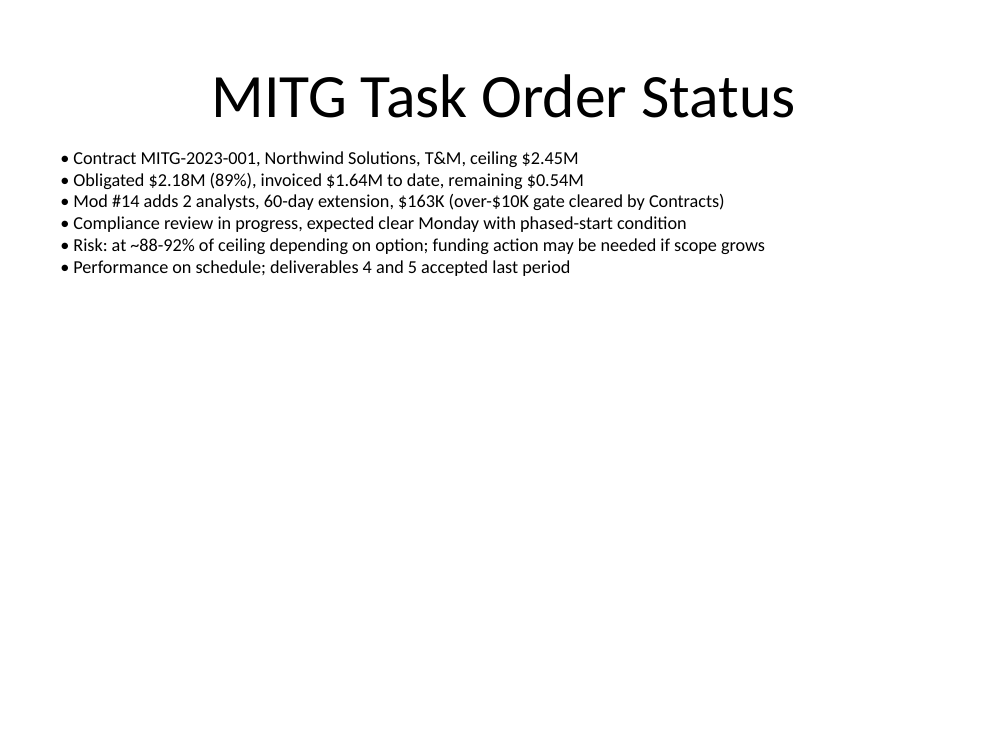
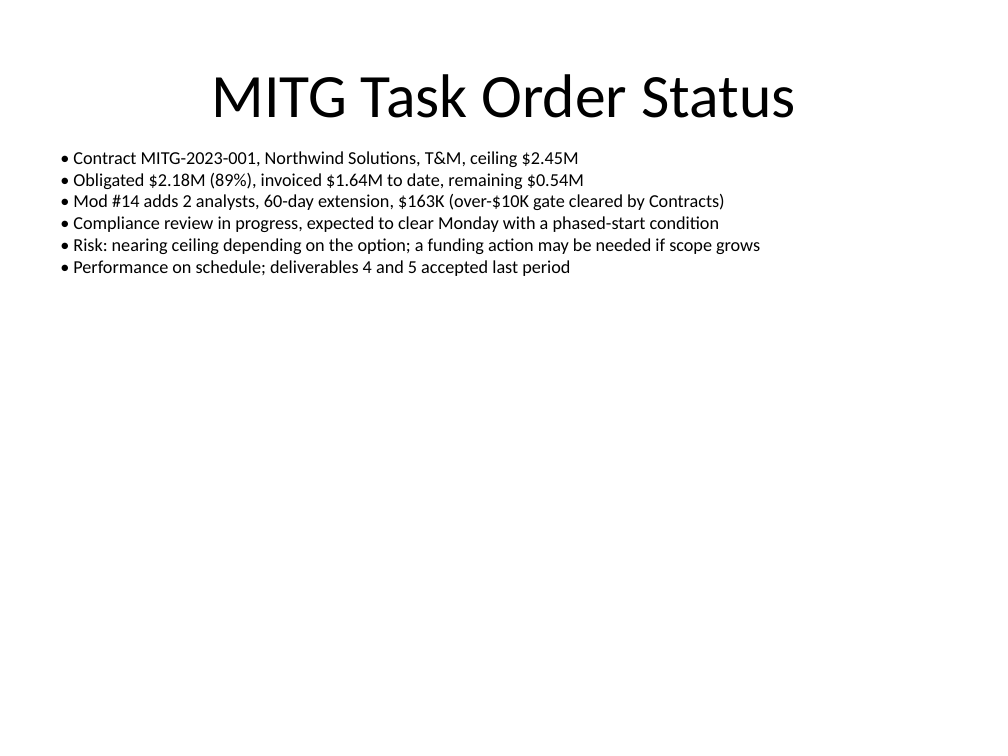
Before and after one commit to opsgility/cciio-phase2, a slide deck: slide 3 of assets/Quarterly_Deck.pptx. Drawn at 1008x756 pixels with LibreOffice and Linux fonts; fonts in the diff are those of the drawing. Boxes give left, top, right and bottom in pixels: in the first picture for what was removed or moved away, otherwise in the second. Text is boxed around its words. In the diff, an @@ line names an element or a change of style, - is before the commit and + after.

```diff
--- a/assets/Quarterly_Deck.pptx
+++ b/assets/Quarterly_Deck.pptx
@@ text at <box>73,216,760,254</box>: text changed @@
-• Compliance review in progress, expected clear Monday with phased-start condition
-• Risk: at ~88-92% of ceiling depending on option; funding action may be needed if scope grows
+• Compliance review in progress, expected to clear Monday with a phased-start condition
+• Risk: nearing ceiling depending on the option; a funding action may be needed if scope grows
```
Also in this commit, not shown: 8 other slides changed, 4 other files.
